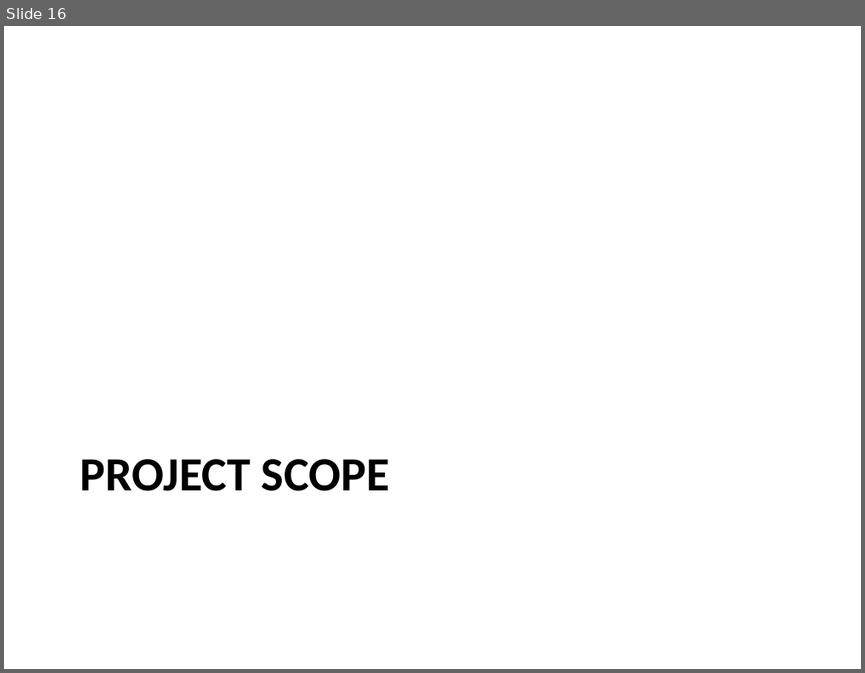
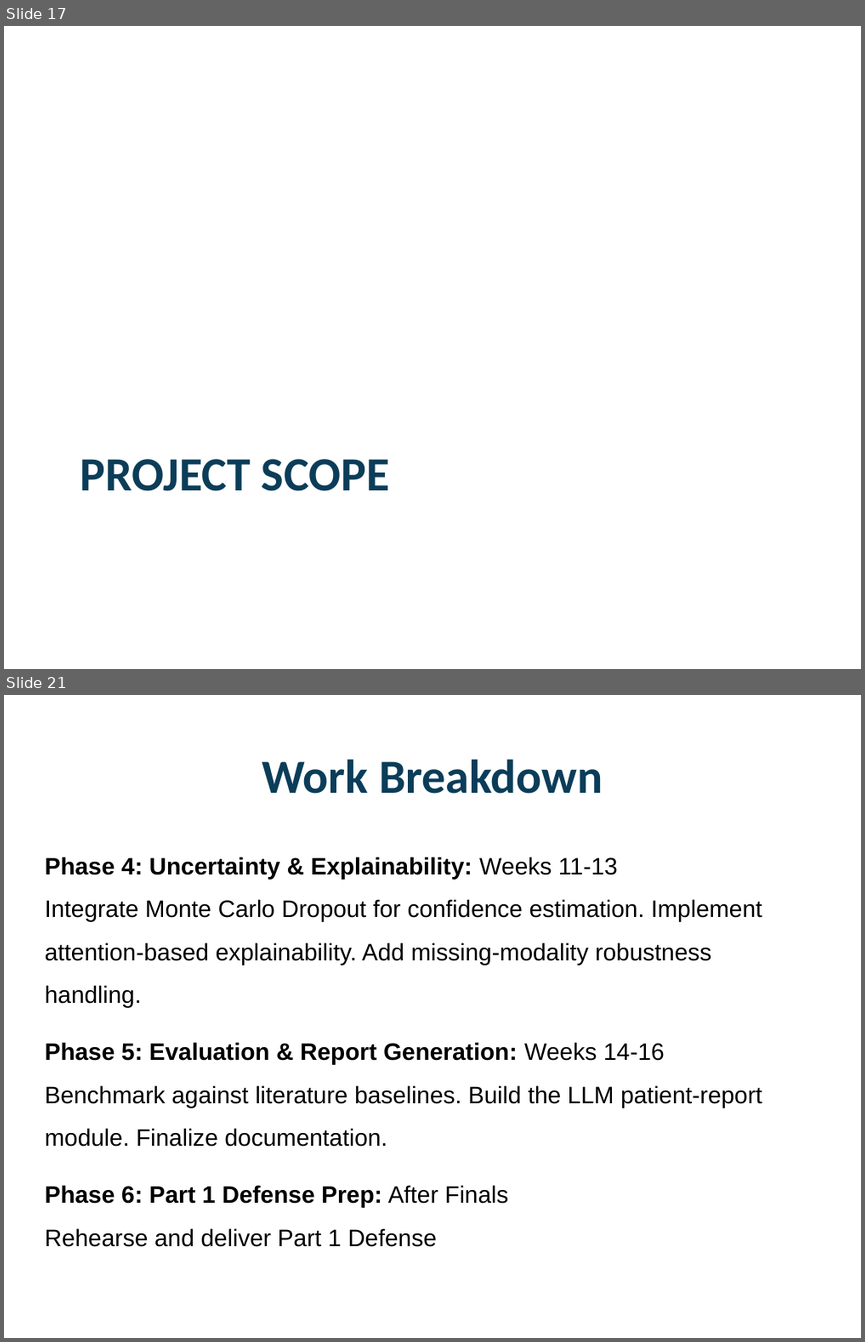
Before and after one commit to Jaffar-Kazmi/BodyScan, a slide deck: docs/proposal/slides.pptx. Shown one above the other, each under a label of ours: slide 16 before the commit, slides 17 and 21 after it; the slides between them are not shown. The pictures are 865x673 and 865x1342 pixels, drawn with LibreOffice and Linux fonts; fonts in the diff are those of the drawing; background and template pictures are left out. Boxes give left, top, right and bottom in pixels: in the first picture for what was removed or moved away, otherwise in the second. Text is boxed around its words. In the diff, an @@ line names an element or a change of style, - is before the commit and + after.

```diff
--- a/docs/proposal/slides.pptx
+++ b/docs/proposal/slides.pptx
@@ slide 21 added at (4,695,861,1338), background picture (left out) @@
@@ title added at (262,759,603,794), 40 pt, text #0B3D59, bold @@
+Work Breakdown
@@ text added at (45,857,762,1247), 20 pt, text #000000 @@
+Phase 4: Uncertainty & Explainability: Weeks 11-13
+Integrate Monte Carlo Dropout for confidence estimation. Implement attention-based explainability. Add missing-modality robustness handling.
+Phase 5: Evaluation & Report Generation: Weeks 14-16
+Benchmark against literature baselines. Build the LLM patient-report module. Finalize documentation.
+Phase 6: Part 1 Defense Prep: After Finals
+Rehearse and deliver Part 1 Defense
@@ what was slide 16 is now slide 17 @@
@@ slide 17 changed as well @@
@@ title "PROJECT SCOPE" at (80,459,389,491): text colour #000000 to #0B3D59 @@
```
Also in this commit, not shown: 13 other slides changed, 8 other slides added, 5 slides removed.
